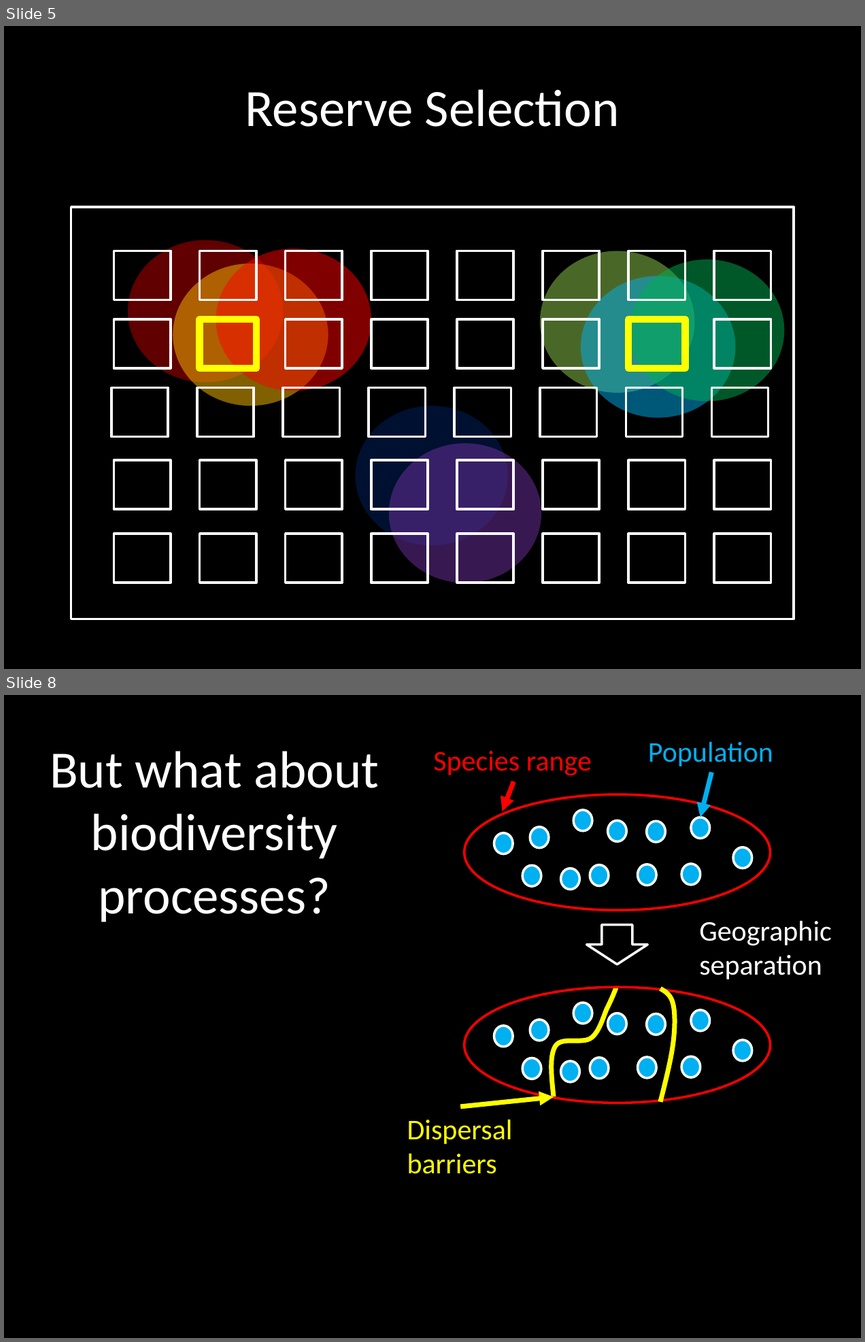
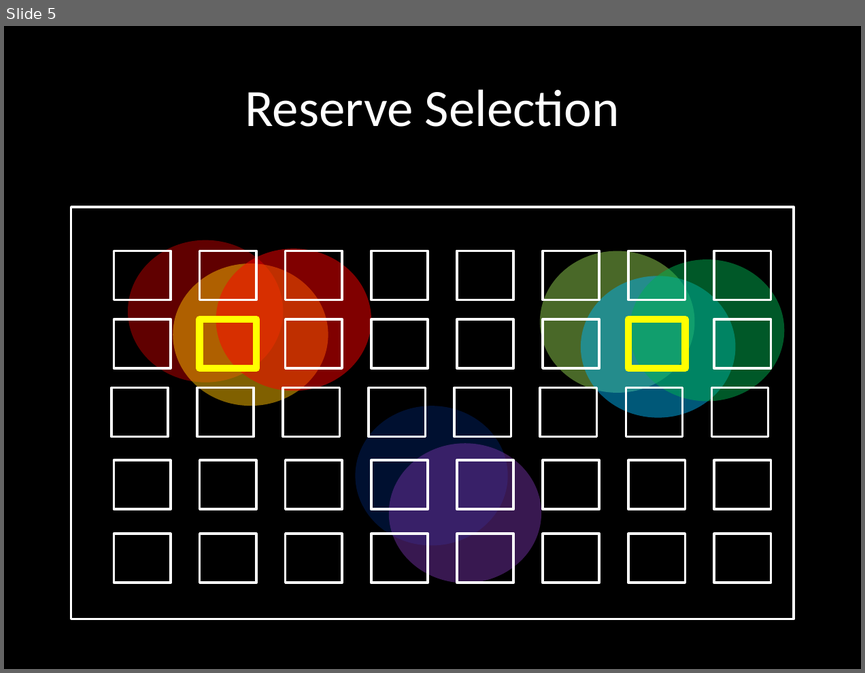
Before and after one commit to jeffreyhanson/abstracts-and-slides, a slide deck: seminars/SCBO-presentation-06-06-2016/jhanson_scbo.pptx. Shown one above the other, each under a label of ours: slides 5 and 8 before the commit, slide 5 after it; the slides between them are not shown. The pictures are 865x1342 and 865x673 pixels, drawn with LibreOffice and Linux fonts; fonts in the diff are those of the drawing. Boxes give left, top, right and bottom in pixels: in the first picture for what was removed or moved away, otherwise in the second. Text is boxed around its words. In the diff, an @@ line names an element or a change of style, - is before the commit and + after.

```diff
--- a/seminars/SCBO-presentation-06-06-2016/jhanson_scbo.pptx
+++ b/seminars/SCBO-presentation-06-06-2016/jhanson_scbo.pptx
@@ slide 8 removed at bbox=[4, 695, 861, 1338], background #000000 @@
@@ text removed at bbox=[50, 751, 379, 922] @@
-But what about biodiversity processes?
@@ text removed at bbox=[433, 751, 592, 776] @@
-Species range
@@ text removed at bbox=[648, 741, 773, 766] @@
-Population
@@ arrow removed from (712, 772) to (700, 817) @@
@@ arrow removed from (514, 781) to (502, 811) @@
@@ group removed at bbox=[464, 794, 770, 910]: 13 ellipses @@
@@ down arrow removed at bbox=[587, 925, 647, 964] @@
@@ text removed at bbox=[699, 920, 832, 979] @@
-Geographic
-separation
@@ group removed at bbox=[464, 987, 770, 1103]: 13 ellipses, 2 freeform shapes @@
@@ arrow removed from (461, 1106) to (553, 1097) @@
@@ text removed at bbox=[407, 1119, 513, 1174] @@
-Dispersal
-barriers
@@ rectangle removed at bbox=[580, 1106, 852, 1338] @@
@@ rectangle removed at bbox=[307, 1177, 837, 1338] @@
```
Also in this commit, not shown: 11 slides changed, 3 slides added, 3 other slides removed.
